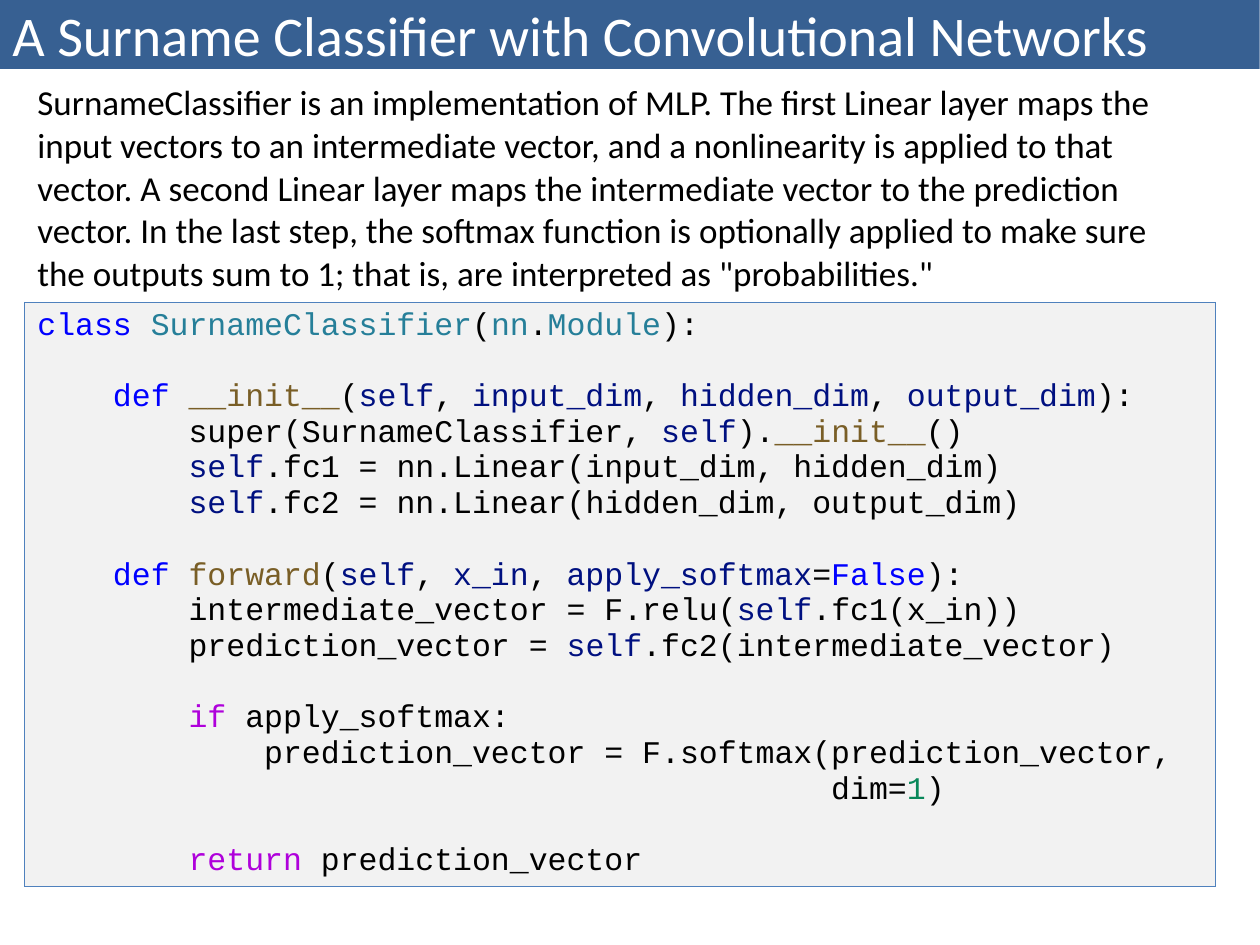
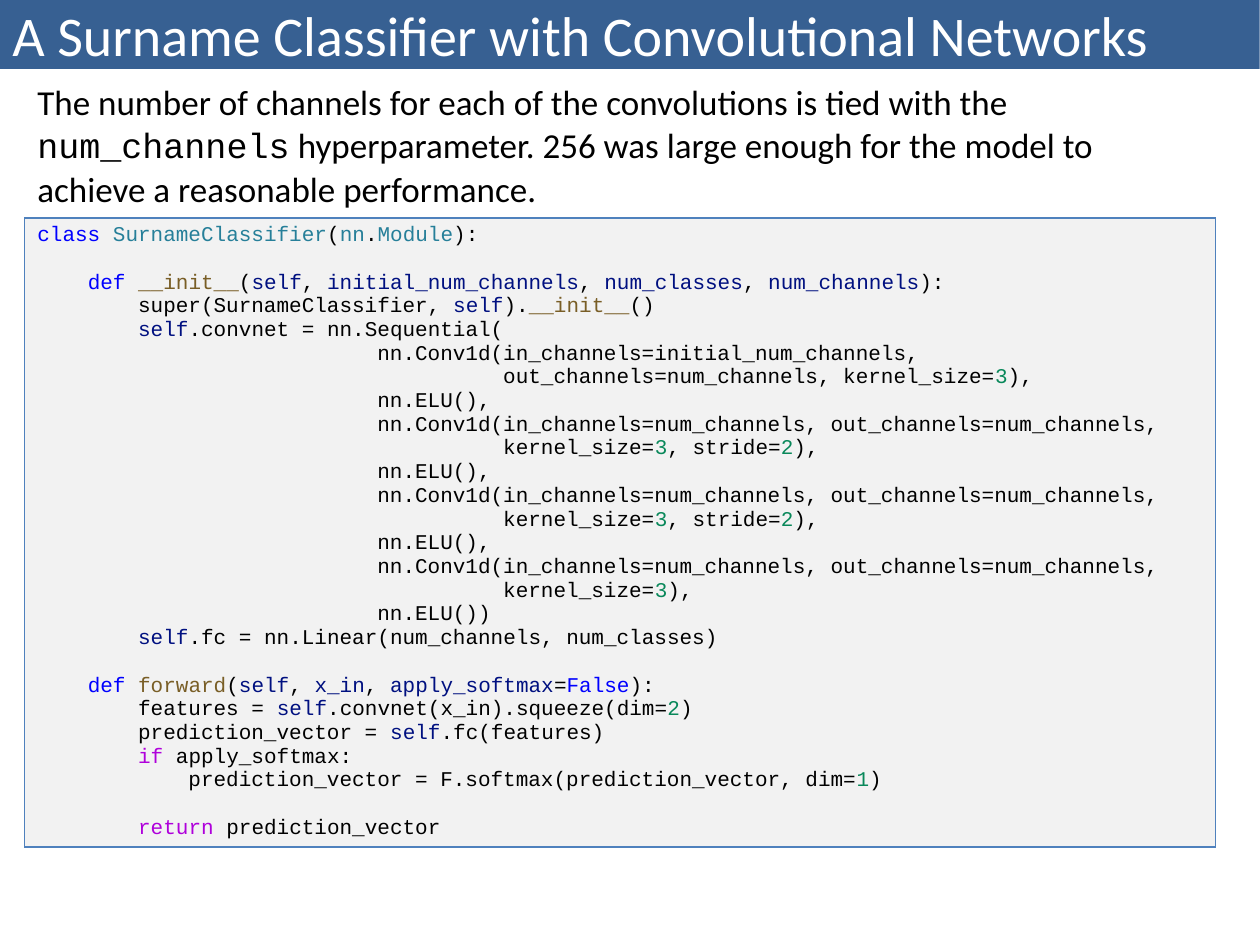
Before and after one commit to bzitko/nlp_repo, a slide deck: slide 8 of slides/nlp p03 feed forward networks/nlp p03.5 surname classification cnn.pptx. Drawn at 1260x945 pixels with LibreOffice and Linux fonts; fonts in the diff are those of the drawing. Boxes give left, top, right and bottom in pixels: in the first picture for what was removed or moved away, otherwise in the second. Text is boxed around its words. In the diff, an @@ line names an element or a change of style, - is before the commit and + after.

```diff
--- a/slides/nlp p03 feed forward networks/nlp p03.5 surname classification cnn.pptx
+++ b/slides/nlp p03 feed forward networks/nlp p03.5 surname classification cnn.pptx
@@ table at [25,76,1216,882] @@
@@ row 1, column 1: "SurnameClassifier is an implementation of MLP. The first Linear layer maps the input vectors to an intermediate vector, and a nonlinearity is applied to that vector. A second Linear layer maps the intermediate vector to the prediction vector. In the last step, the softmax function is optionally applied to make sure the outputs sum to 1; that is, are interpreted as "probabilities."" to "The number of channels for each of the convolutions is tied with the num_channels hyperparameter. 256 was large enough for the model to achieve a reasonable performance." @@
-row 2, column 1: class SurnameClassifier(nn.Module): / def __init__(self, input_dim, hidden_dim, output_dim): / super(SurnameClassifier, self).__init__() / self.fc1 = nn.Linear(input_dim, hidden_dim) / self.fc2 = nn.Linear(hidden_dim, output_dim) / def forward(self, x_in, apply_softmax=False): / intermediate_vector = F.relu(self.fc1(x_in)) / prediction_vector = self.fc2(intermediate_vector) / if apply_softmax: / prediction_vector = F.softmax(prediction_vector, / dim=1) / return prediction_vector
+row 2, column 1: class SurnameClassifier(nn.Module): / def __init__(self, initial_num_channels, num_classes, num_channels): / super(SurnameClassifier, self).__init__() / self.convnet = nn.Sequential( / nn.Conv1d(in_channels=initial_num_channels, / out_channels=num_channels, kernel_size=3), / nn.ELU(), / nn.Conv1d(in_channels=num_channels, out_channels=num_channels, / kernel_size=3, stride=2), / nn.ELU(), / nn.Conv1d(in_channels=num_channels, out_channels=num_channels, / kernel_size=3, stride=2), / nn.ELU(), / nn.Conv1d(in_channels=num_channels, out_channels=num_channels, / kernel_size=3), / nn.ELU()) / self.fc = nn.Linear(num_channels, num_classes) / def forward(self, x_in, apply_softmax=False): / features = self.convnet(x_in).squeeze(dim=2) / prediction_vector = self.fc(features) if apply_softmax: / prediction_vector = F.softmax(prediction_vector, dim=1) / return prediction_vector
```
Also in this commit, not shown: 1 other slide changed, 1 slide added, 1 other file.
